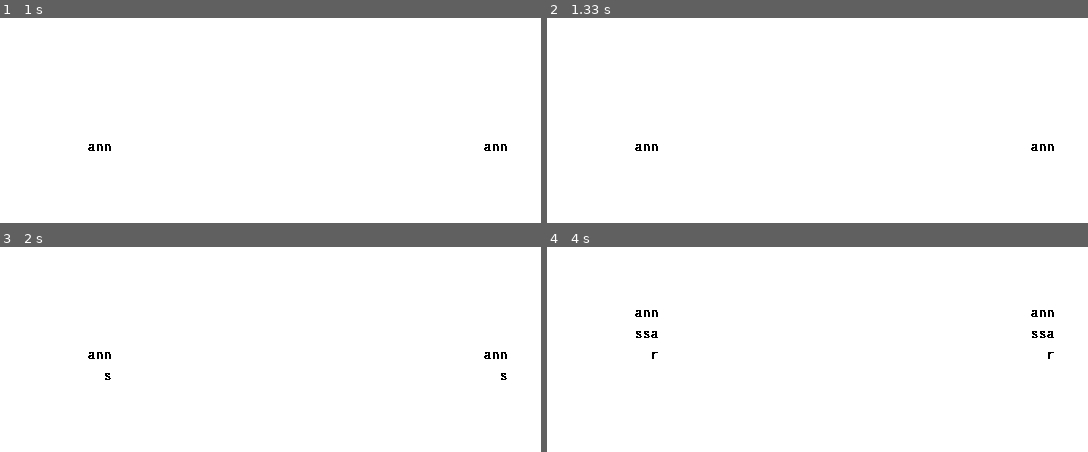
Above: before the commit, frames 1-4 (two rows, left to right).
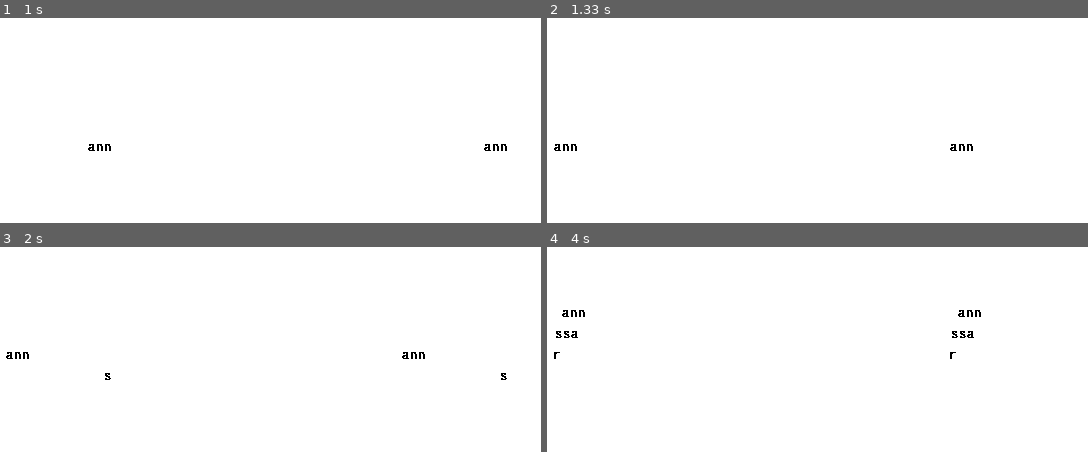
Above: after the commit, the same moments.

Repository: cforcomputer/mindwrite
Game: pygame game, started from pc/pc_stream_pygame.py
Same seed, same stepped clock (60 frames per second), same inputs: the game is played once before the commit and once after it.
Inputs:
- Up to frame 1 (1 s): tap Enter at 0.33 s; type "ann" at 0.67 s
- Up to frame 2 (1.33 s): tap Enter at 1 s; hold Up from 1.22 s (still down)
- Up to frame 3 (2 s): release Up at 1.68 s; hold Down from 1.77 s (still down); tap S at 1.92 s
- Up to frame 4 (4 s): release Down at 2.07 s; hold Up 2.1-2.47 s; hold Down 2.5-2.87 s; hold Up 2.9-3.2 s; tap S at 3.05 s; type "a" at 3.23 s; tap Enter at 3.37, 3.7 s; type "r" at 3.57 s; hold Down from 3.9 s (still down)

Frame 1 is identical in both runs. In frame 2, 0.3% of the frame differs, in the area x 1-94%, y 61-65%; in frame 3, 0.3%; in frame 4, 0.7%, in the area x 1-94%, y 30-55%.

Commit message:
some changes to threading on preview

Diff:
--- a/pc/pc_stream_pygame.py
+++ b/pc/pc_stream_pygame.py
@@ -13,10 +13,14 @@
 #
 # Fix in this revision:
 # - FIXED "thin beautiful typewriter text" vs "missing vertical strokes" tradeoff:
-#   We render text with AA ON to get a nice glyph shape, then immediately convert it
-#   to a *binary alpha* surface using the glyph's alpha coverage (NOT luminance).
-#   The final composed frame is strictly black/white again, so the 1bpp pack is stable
-#   and vertical strokes do not disappear.
+#   Render AA glyphs, then convert to binary alpha coverage (no grays in final).
+#
+# Fix in this revision:
+# - Writing view layout:
+#   * ONLY the current (bottom) line is typewriter-centered (end at cx).
+#   * Lines above are left-aligned and use full per-line circle width.
+#   * Wrapping is circle-aware per-line Y so text never gets clipped by the mask.
+#   * Very long words are split so text is always visible.
 #
 # Other behavior preserved:
 # - Very responsive: repack 1bpp only when the frame changes (needs_redraw).
@@ -43,6 +47,10 @@
 import struct
 import sys
 import time
+import math
+import threading
+import queue
+
 
 import pygame
 
@@ -77,8 +85,11 @@
 
 # Text binarization from AA glyph alpha:
 # Lower = thinner (but risk holes), higher = bolder.
-# Typical sweet spot for small mono fonts is ~18..40.
 TEXT_ALPHA_CUTOFF = 26
+
+# Circle text margins
+CIRCLE_TEXT_MARGIN_X = 4
+CIRCLE_TEXT_MARGIN_Y = 6
 
 # Try to get a typewriter-like mono font if installed; fallback to default.
 PREFERRED_MONO_FONTS = [
@@ -228,20 +239,13 @@
         # Settings (persisted)
         self.settings = {
             "typewriter_mode": False,
-            # Per-eye circle offsets (moves each circle center)
             "ipd_left_px": 0,
             "ipd_right_px": 0,
-            # Circle radius (lens FOV)
             "circle_radius_px": 110,
-            # Vertical alignment (lens center)
             "center_y_offset_px": 0,
-            # Font size inside circles
             "circle_font_size": 12,
-            # Tracking between glyphs
             "tracking": 1,
-            # UI invert mode (background black, text white)
             "invert_ui": False,
-            # Optional
             "auto_capitalize_i": False,
             "autocap_after_period": False,
         }
@@ -270,6 +274,7 @@
         # Glyph cache (for fast tracked rendering)
         self._glyph_surf = {}
         self._glyph_w = {}
+        self._glyph_adv = {}  # <-- ADD THIS
 
         self._apply_font_settings()
 
@@ -332,14 +337,28 @@
         # Performance: redraw only when needed
         self.needs_redraw = True
 
-        # Circle masks: binary (no gray edges) so no “black ring”
+        # Circle masks: binary (no gray edges)
         self._mask_left: pygame.Surface | None = None
         self._mask_right: pygame.Surface | None = None
         self._mask_params_left = None
         self._mask_params_right = None
 
+        # --- ADD: Streaming thread plumbing (UI must never block on ACK/refresh) ---
+        import queue
+        import threading
+
+        self._tx_q: "queue.Queue[tuple[bytes, bool]]" = queue.Queue(maxsize=1)
+        self._tx_stop = threading.Event()
+        self._tx_thread = None
+        # ------------------------------------------------------------------------
+
         if self.stream_enabled:
             self._connect_serial()
+            # --- ADD: start worker only if serial actually connected ---
+            if self.stream_enabled and self.ser is not None:
+                self._tx_thread = threading.Thread(target=self._tx_worker, daemon=True)
+                self._tx_thread.start()
+            # ---------------------------------------------------------
 
     # -----------------------
     # Colors (pure BW)
@@ -351,26 +370,18 @@
         return (255, 255, 255) if self.settings.get("invert_ui", False) else (0, 0, 0)
 
     # -----------------------
-    # Text rendering: AA -> binary alpha (so final frame is still 1-bit clean)
+    # Text rendering: AA -> binary alpha
     # -----------------------
     def _render_text_binary_alpha(
         self, font: pygame.font.Font, text: str
     ) -> pygame.Surface:
-        """
-        Render text with AA to get a nice glyph shape, then convert to *binary alpha* using
-        the glyph coverage (alpha channel). This produces thin, clean text without grays,
-        and avoids the "AA makes vertical lines disappear after threshold" problem.
-        """
         fg = self._fg()
 
-        # If numpy isn't available, fall back to the old non-AA path (still functional).
         if np is None:
             return font.render(text, False, fg)
 
         aa = font.render(text, True, fg).convert_alpha()
-
-        # Convert AA coverage to binary coverage.
-        a = pygame.surfarray.array_alpha(aa)  # shape (w,h)
+        a = pygame.surfarray.array_alpha(aa)  # (w,h)
         mask = a >= int(TEXT_ALPHA_CUTOFF)
 
         out = pygame.Surface(aa.get_size(), pygame.SRCALPHA).convert_alpha()
@@ -379,7 +390,6 @@
         alpha_view = pygame.surfarray.pixels_alpha(out)  # (w,h)
         alpha_view[:, :] = np.where(mask, 255, 0).astype(np.uint8)
         del alpha_view
-
         return out
 
     # -----------------------
@@ -470,9 +480,53 @@
         try:
             if self.ser is not None:
                 self.ser.close()
+                self._tx_stop.set()
         except Exception:
             pass
         self.ser = None
+
+    def _tx_worker(self):
+        """
+        Runs in background. Safe to block on ACK without freezing UI.
+        Only the latest frame is kept (queue maxsize=1).
+        """
+        while not self._tx_stop.is_set():
+            try:
+                fb, force_full = self._tx_q.get(timeout=0.1)
+            except queue.Empty:
+                continue
+
+            if not self.stream_enabled or self.ser is None:
+                continue
+
+            flags = 0x01 if force_full else 0x00
+            payload = bytes([flags]) + fb
+            pkt = build_packet(payload)
+
+            try:
+                waiting = getattr(self.ser, "in_waiting", 0)
+                if waiting:
+                    self.ser.read(waiting)
+            except Exception:
+                pass
+
+            try:
+                self.ser.write(pkt)
+                self.ser.flush()
+            except Exception:
+                # Don’t crash worker; just stop streaming
+                self.stream_enabled = False
+                continue
+
+            # This is the blocking part — now safely off the UI thread
+            ok = wait_for_ok(self.ser, self.ack_timeout)
+            if not ok:
+                # You can keep streaming anyway, or disable. Your choice:
+                # self.stream_enabled = False
+                try:
+                    self.ser.reset_input_buffer()
+                except Exception:
+                    pass
 
     # -----------------------
     # Fonts + glyph cache
@@ -496,14 +550,19 @@
 
         self.line_height = int(body_size * 1.25) + 6
 
-        # Glyph cache: use AA->binary-alpha so strokes are thin but final frame remains BW.
         self._glyph_surf.clear()
         self._glyph_w.clear()
+        self._glyph_adv.clear()  # <-- ADD THIS
+
         for code in range(32, 127):
             ch = chr(code)
             s = self._render_text_binary_alpha(self.font_body, ch)
             self._glyph_surf[ch] = s
             self._glyph_w[ch] = s.get_width()
+
+            # IMPORTANT: advance width, not bounding-box width
+            # This is what prevents letters like "ll" / "in" from collapsing together.
+            self._glyph_adv[ch] = self.font_body.size(ch)[0]
 
         self.needs_redraw = True
 
@@ -516,10 +575,12 @@
         return s
 
     def _glyph_width(self, ch: str) -> int:
-        w = self._glyph_w.get(ch)
-        if w is None:
-            w = self._glyph(ch).get_width()
-        return w
+        # Use the *advance* width, not the rendered surface width.
+        adv = self._glyph_adv.get(ch)
+        if adv is None:
+            adv = self.font_body.size(ch)[0]
+            self._glyph_adv[ch] = adv
+        return adv
 
     def _text_width(self, s: str) -> int:
         tracking = int(self.settings.get("tracking", 0))
@@ -538,7 +599,10 @@
         for idx, ch in enumerate(text):
             glyph = self._glyph(ch)
             surface.blit(glyph, (x, y))
-            x += glyph.get_width()
+
+            # Advance by font advance, not glyph surface width
+            x += self._glyph_width(ch)
+
             if idx != len(text) - 1:
                 x += tracking
 
@@ -551,41 +615,6 @@
         total_w = self._text_width(text)
         x = center_x - total_w
         self._render_tracked_line(surface, x, y, text)
-
-    # -----------------------
-    # Wrapping
-    # -----------------------
-    def _wrap_width_for_circle(self) -> int:
-        r = int(self.settings["circle_radius_px"])
-        wrap_px = int((2 * r) * 0.80)
-        wrap_px = max(80, min(EYE_WIDTH - 20, wrap_px))
-        return wrap_px
-
-    def _wrap_lines(self, wrap_px: int):
-        wrapped = []
-
-        for p in self.notes:
-            if p == "":
-                wrapped.append("")
-                continue
-
-            tokens = p.split(" ")
-            line = ""
-
-            for ti, tok in enumerate(tokens):
-                sep = " " if ti < len(tokens) - 1 else ""
-                tok_with_sep = tok + sep
-                cand = tok_with_sep if not line else (line + tok_with_sep)
-
-                if self._text_width(cand.rstrip()) <= wrap_px:
-                    line = cand
-                else:
-                    wrapped.append(line.rstrip())
-                    line = tok_with_sep
-
-            wrapped.append(line.rstrip())
-
-        return wrapped
 
     # -----------------------
     # Messages
@@ -770,7 +799,7 @@
             self._apply_auto_i_on_boundary()
 
     # -----------------------
-    # Circle geometry + binary masks (no gray edges)
+    # Circle geometry + binary masks
     # -----------------------
     def _circle_center_for_eye(self, eye: str):
         self._sanitize_settings()
@@ -794,12 +823,8 @@
     def _build_binary_circle_mask(
         self, w: int, h: int, cx: int, cy: int, r: int
     ) -> pygame.Surface:
-        """
-        Returns an RGBA surface where alpha is strictly 0 or 255 (no AA edge).
-        Mask RGB is white; alpha=255 inside circle, alpha=0 outside.
-        """
         mask = pygame.Surface((w, h), pygame.SRCALPHA).convert_alpha()
-        mask.fill((255, 255, 255, 0))  # white RGB, transparent alpha
+        mask.fill((255, 255, 255, 0))
 
         if np is not None:
             y, x = np.ogrid[:h, :w]
@@ -855,6 +880,172 @@
         tmp.blit(src_rgb, (0, 0))
         tmp.blit(mask_rgba, (0, 0), special_flags=pygame.BLEND_RGBA_MULT)
         dst_rgb.blit(tmp, (0, 0))
+
+    # -----------------------
+    # Circle-aware text bounds + wrapping for writing view
+    # -----------------------
+    def _circle_x_bounds_for_line(
+        self, cx: int, cy: int, r: int, y_top: int
+    ) -> tuple[int, int] | None:
+        """
+        Returns (x_left, x_right) bounds for a text line whose top is y_top,
+        using the circle cross-section at the line's vertical mid.
+        """
+        mid_y = y_top + (self.line_height // 2)
+        dy = mid_y - cy
+        if abs(dy) >= r:
+            return None
+        inside = (r * r) - (dy * dy)
+        if inside <= 0:
+            return None
+        half = int(math.isqrt(inside))
+        x_left = cx - half + CIRCLE_TEXT_MARGIN_X
+        x_right = cx + half - CIRCLE_TEXT_MARGIN_X
+        if x_right <= x_left + 6:
+            return None
+        return x_left, x_right
+
+    def _fit_suffix_to_width(self, s: str, max_w: int) -> tuple[str, str]:
+        """
+        Split s into (prefix_remaining, suffix_that_fits) where suffix_that_fits is the
+        longest suffix of s that fits max_w. Used so very long tokens never get clipped.
+        """
+        if not s:
+            return "", ""
+        if self._text_width(s) <= max_w:
+            return "", s
+
+        lo = 1
+        hi = len(s)
+        best = 1
+        while lo <= hi:
+            mid = (lo + hi) // 2
+            cand = s[-mid:]
+            if self._text_width(cand) <= max_w:
+                best = mid
+                lo = mid + 1
+            else:
+                hi = mid - 1
+
+        suffix = s[-best:]
+        prefix = s[:-best]
+        return prefix, suffix
+
+    def _build_visible_lines_circle_aware(
+        self, cx: int, cy: int, r: int, baseline_y: int
+    ) -> list[str]:
+        """
+        Build lines bottom-up using per-line circle width.
+        Index 0 is the bottom line (current typing line region).
+        """
+
+        # Prepare mutable segments so we can split long words for display without touching self.notes.
+        segments: list[list[str]] = []
+        for ln in self.notes:
+            if ln == "":
+                segments.append([])
+            else:
+                segments.append(ln.split(" "))
+
+        seg_i = len(segments) - 1
+        word_i = len(segments[seg_i]) if seg_i >= 0 else 0
+
+        top_limit = cy - r + CIRCLE_TEXT_MARGIN_Y
+        max_visible = max(1, (baseline_y - top_limit) // max(1, self.line_height) + 1)
+
+        # We build extra lines to support scroll_lines.
+        need = max_visible + max(0, int(self.scroll_lines))
+
+        out: list[str] = []
+        for line_idx in range(need):
+            y = baseline_y - line_idx * self.line_height
+            if y < top_limit:
+                break
+
+            bounds = self._circle_x_bounds_for_line(cx, cy, r, y)
+            if bounds is None:
+                out.append("")
+                continue
+
+            x_left, x_right = bounds
+
+            # Bottom line is typewriter-centered: it ends at cx.
+            if line_idx == 0:
+                max_w = max(10, cx - x_left)
+            else:
+                max_w = max(10, x_right - x_left)
+
+            # If we ran out of segments, pad blanks.
+            if seg_i < 0:
+                out.append("")
+                continue
+
+            # Handle explicit blank lines (paragraph breaks).
+            if segments[seg_i] == [] and word_i == 0:
+                out.append("")
+                seg_i -= 1
+                if seg_i >= 0:
+                    word_i = len(segments[seg_i])
+                continue
+
+            # Normal line build
+            rev_words: list[str] = []
+            emitted = False
+
+            while seg_i >= 0:
+                # paragraph boundary
+                if segments[seg_i] == []:
+                    break
+
+                # no more words in this segment
+                if word_i <= 0:
+                    break
+
+                w = segments[seg_i][word_i - 1]
+
+                if not rev_words:
+                    cand = w
+                else:
+                    cand = w + " " + " ".join(reversed(rev_words))
+
+                if self._text_width(cand) <= max_w:
+                    rev_words.append(w)
+                    word_i -= 1
+                    continue
+
+                # If nothing fits yet, split a long word so it never clips.
+                if not rev_words:
+                    prefix, suffix = self._fit_suffix_to_width(w, max_w)
+                    if suffix:
+                        out.append(suffix)
+                        emitted = True
+
+                        # keep the prefix to be consumed on the next line up
+                        segments[seg_i][word_i - 1] = prefix
+                        if segments[seg_i][word_i - 1] == "":
+                            word_i -= 1
+                        break
+                    else:
+                        out.append("")
+                        emitted = True
+                        break
+
+                # Otherwise finalize this line (we already have some words)
+                out.append(" ".join(reversed(rev_words)))
+                emitted = True
+                break
+
+            # If we got here without emitting a line, emit whatever we collected (or blank).
+            if not emitted:
+                out.append(" ".join(reversed(rev_words)) if rev_words else "")
+
+            # If we consumed the whole segment, move to previous.
+            if seg_i >= 0 and segments[seg_i] != [] and word_i == 0:
+                seg_i -= 1
+                if seg_i >= 0:
+                    word_i = len(segments[seg_i])
+
+        return out
 
     # -----------------------
     # Input handling
@@ -1178,10 +1369,8 @@
             return
 
         if event.key == pygame.K_UP:
-            wrap_px = self._wrap_width_for_circle()
-            total_lines = len(self._wrap_lines(wrap_px))
-            max_scroll = max(0, total_lines - 1)
-            self.scroll_lines = min(max_scroll, self.scroll_lines + 1)
+            # Keep original behavior; scroll_lines is interpreted by the circle-aware renderer.
+            self.scroll_lines = max(0, self.scroll_lines + 1)
             self.needs_redraw = True
             return
 
@@ -1328,24 +1517,51 @@
             err = self._render_text_binary_alpha(self.font_ui, self.name_error)
             surface.blit(err, (cx - err.get_width() // 2, cy + 42))
 
-    def _render_writing_typewriter_center(self, surface, cx, cy):
+    def _render_writing_typewriter_center(self, surface, cx, cy, r):
+        """
+        Bottom line: typewriter-centered (end at cx).
+        Lines above: left-aligned and fill per-line circle width.
+        Wrapping is circle-aware per line Y so it never clips past the mask.
+        """
         surface.fill(self._bg())
 
-        wrap_px = self._wrap_width_for_circle()
-        lines = self._wrap_lines(wrap_px)
-        if not lines:
-            lines = [""]
-
-        bottom_index = max(0, len(lines) - 1 - self.scroll_lines)
-
         baseline_y = cy + 8
 
+        # Build bottom-up lines, then apply scroll by skipping newest lines.
+        all_lines_bottom_up = self._build_visible_lines_circle_aware(
+            cx, cy, r, baseline_y
+        )
+        if not all_lines_bottom_up:
+            all_lines_bottom_up = [""]
+
+        # Visible slice: skip newest lines when scrolling up.
+        start = max(0, int(self.scroll_lines))
+        visible = all_lines_bottom_up[start:]
+
+        # Render from bottom up until we run out of space.
         y = baseline_y
-        for idx in range(bottom_index, -1, -1):
-            self._render_tracked_line_typewriter_center(surface, cx, y, lines[idx])
+        top_limit = cy - r + CIRCLE_TEXT_MARGIN_Y
+
+        for i, line in enumerate(visible):
+            if y < top_limit:
+                break
+
+            bounds = self._circle_x_bounds_for_line(cx, cy, r, y)
+            if bounds is None:
+                y -= self.line_height
+                continue
+
+            x_left, x_right = bounds
+
+            # Only if not scrolled and this is the true newest line: typewriter-center.
+            if start == 0 and i == 0:
+                # Ensure it stays visible inside bounds (it should, due to wrap builder).
+                self._render_tracked_line_typewriter_center(surface, cx, y, line)
+            else:
+                # Left align inside circle for "page fill" behavior.
+                self._render_tracked_line(surface, x_left, y, line)
+
             y -= self.line_height
-            if y < 0:
-                break
 
     def _should_draw_circle_outline(self) -> bool:
         if self.state != "SETTINGS":
@@ -1365,7 +1581,7 @@
         elif self.state == "NAMING":
             self._render_naming_centered(eye_surface, cx, cy)
         elif self.state == "WRITING":
-            self._render_writing_typewriter_center(eye_surface, cx, cy)
+            self._render_writing_typewriter_center(eye_surface, cx, cy, r)
         else:
             eye_surface.fill(self._bg())
 
@@ -1402,40 +1618,19 @@
             fb = pack_1bpp_fast(stream_src, invert=self.invert_stream)
             self._cached_fb_bytes = fb
 
-        if (not self.force_full_next) and (self._last_sent_fb == fb):
-            self._next_send_time = now + (1.0 / self.send_fps)
-            return
-
-        flags = 0x01 if self.force_full_next else 0x00
-        payload = bytes([flags]) + fb
-        pkt = build_packet(payload)
-
+        # Keep only the newest frame in the queue (drop older one)
         try:
-            waiting = getattr(self.ser, "in_waiting", 0)
-            if waiting:
-                self.ser.read(waiting)
+            while True:
+                self._tx_q.get_nowait()
         except Exception:
             pass
 
         try:
-            self.ser.write(pkt)
-            self.ser.flush()
+            self._tx_q.put_nowait((fb, self.force_full_next))
+            self.force_full_next = False
         except Exception:
-            self._notify_error("serial write failed")
-            self._disconnect_serial()
-            self.stream_enabled = False
-            return
-
-        ok = wait_for_ok(self.ser, self.ack_timeout)
-        if not ok:
-            self._notify_error("ACK timeout")
-            try:
-                self.ser.reset_input_buffer()
-            except Exception:
-                pass
-
-        self._last_sent_fb = fb
-        self.force_full_next = False
+            pass
+
         self._next_send_time = now + (1.0 / self.send_fps)
 
     # -----------------------
